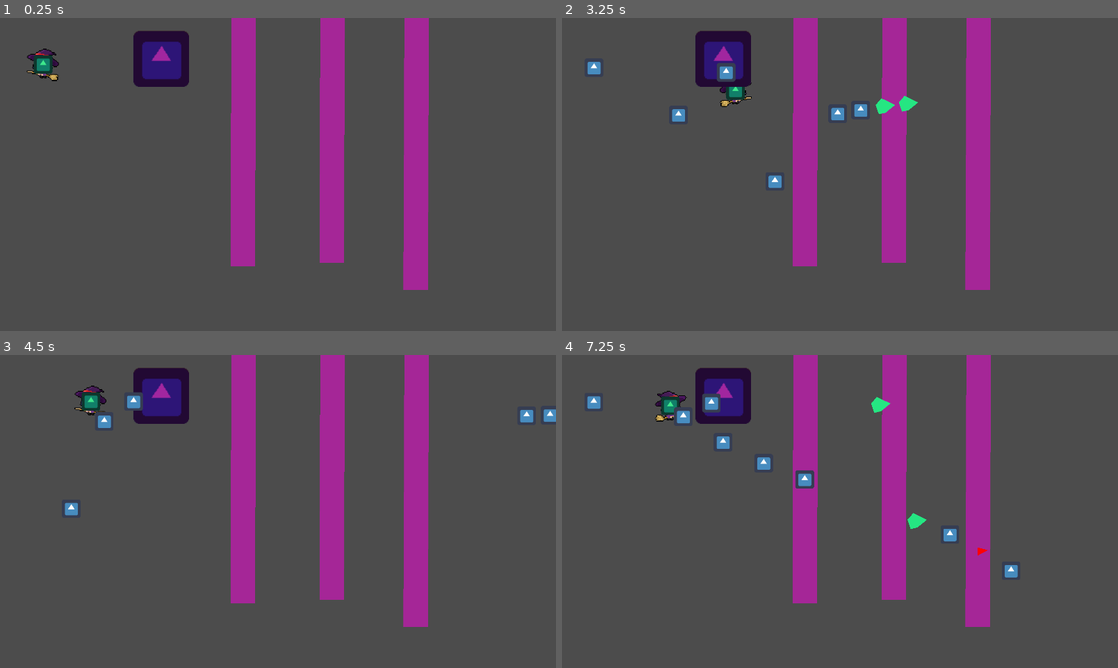
Above: before the commit, frames 1-4 (two rows, left to right).
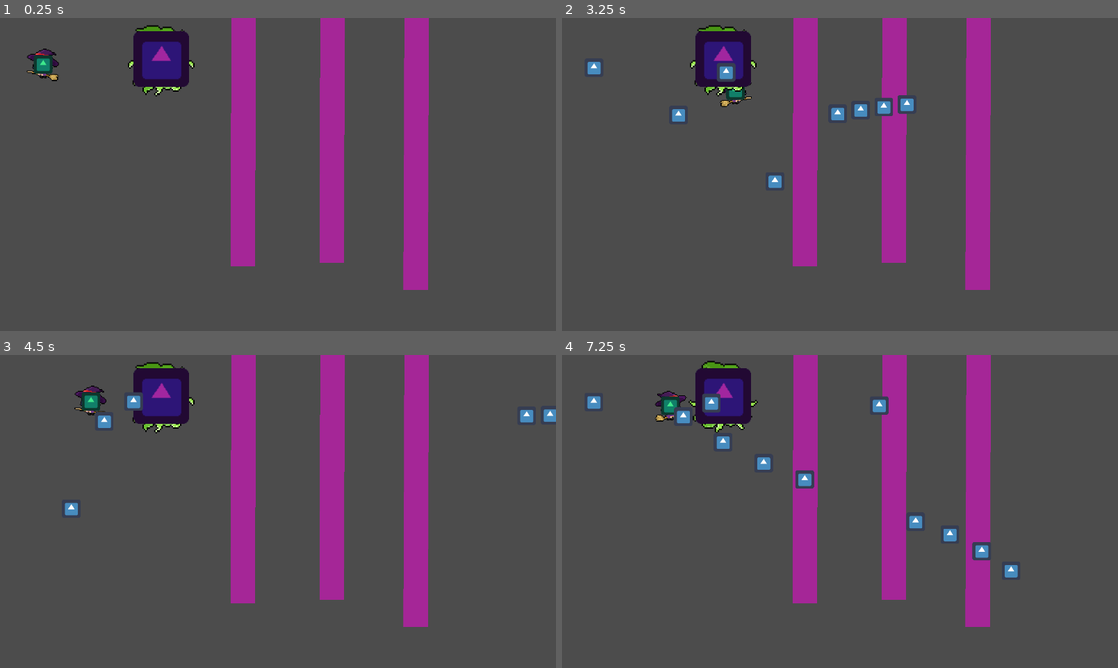
Above: after the commit, the same moments.

Repository: SAM2WOW/ProjectDanmaku
Game: Godot game, scene res://scenes/Main.tscn
Two runs of this game, one before a commit and one after it. Both use one fixed random seed, a clock stepped at 60 frames per second and the inputs below. The engine's default icon, where the game draws it, is replaced by a stand-in: a white triangle on a blue panel in a dark square.
Inputs (mouse positions are in pixels of both pictures, inside the frame that each line leads up to):
- Up to frame 1 (0.25 s): no input
- Up to frame 2 (3.25 s): tap Enter at 0.5 s; move the mouse to (962, 158) at 0.52 s; press the mouse at (962, 158) at 0.53 s; hold D (move_right) 0.53-1.28 s; move the mouse to (728, 190) at 1.27 s; release the mouse at (728, 190) at 1.28 s; hold S (move_down) 1.28-2.03 s; click (728, 190) at 1.35 s; move the mouse to (895, 105) at 2.02 s; press the mouse at (895, 105) at 2.03 s; hold D (move_right) 2.03-2.78 s; move the mouse to (812, 237) at 2.77 s; release the mouse at (812, 237) at 2.78 s; hold W (move_up) from 2.78 s (still down); click (812, 237) at 2.85 s
- Up to frame 3 (4.5 s): move the mouse to (444, 558) at 3.52 s; release W (move_up) at 3.53 s; press the mouse at (444, 558) at 3.53 s; hold A (move_left) from 3.53 s (still down); move the mouse to (111, 464) at 4.27 s; release the mouse at (111, 464) at 4.28 s; click (111, 464) at 4.35 s
- Up to frame 4 (7.25 s): move the mouse to (867, 511) at 5.02 s; release A (move_left) at 5.03 s; press the mouse at (867, 511) at 5.03 s; hold S (move_down) 5.03-5.78 s; move the mouse to (756, 433) at 5.77 s; release the mouse at (756, 433) at 5.78 s; hold D (move_right) 5.78-6.53 s; click (756, 433) at 5.85 s; move the mouse to (962, 495) at 6.52 s; press the mouse at (962, 495) at 6.53 s; hold W (move_up) from 6.53 s (still down)

The runs differ from the first frame. In frame 1, 0.3% of the frame differs, in the area x 23-35%, y 2-26%; in frame 2, 0.6%; in frame 3, 0.2%; in frame 4, 0.7%, in the area x 22-78%, y 1-66%.

Commit message:
add boss pixel idle

Diff:
--- a/objects/characters/Boss.tscn
+++ b/objects/characters/Boss.tscn
@@ -1,7 +1,28 @@
-[gd_scene load_steps=4 format=2]
+[gd_scene load_steps=9 format=2]
 
 [ext_resource path="res://objects/characters/Boss.gd" type="Script" id=1]
 [ext_resource path="res://icon.png" type="Texture" id=2]
+[ext_resource path="res://arts/pixelArt/boss_idle.png" type="Texture" id=3]
+
+[sub_resource type="AtlasTexture" id=2]
+atlas = ExtResource( 3 )
+region = Rect2( 0, 0, 64, 64 )
+
+[sub_resource type="AtlasTexture" id=3]
+atlas = ExtResource( 3 )
+region = Rect2( 64, 0, 64, 64 )
+
+[sub_resource type="AtlasTexture" id=4]
+atlas = ExtResource( 3 )
+region = Rect2( 128, 0, 64, 64 )
+
+[sub_resource type="SpriteFrames" id=5]
+animations = [ {
+"frames": [ SubResource( 2 ), SubResource( 3 ), SubResource( 4 ) ],
+"loop": true,
+"name": "default",
+"speed": 5.0
+} ]
 
 [sub_resource type="RectangleShape2D" id=1]
 extents = Vector2( 77.5, 79 )
@@ -19,11 +40,12 @@
 
 [node name="Style1" type="Node2D" parent="."]
 
-[node name="Icon" type="Sprite" parent="Style1"]
-modulate = Color( 1, 0.415686, 0.415686, 1 )
+[node name="Icon" type="AnimatedSprite" parent="Style1"]
 position = Vector2( 1, -2 )
-scale = Vector2( 3, 3 )
-texture = ExtResource( 2 )
+scale = Vector2( 5, 5 )
+frames = SubResource( 5 )
+frame = 1
+playing = true
 
 [node name="Style2" type="Node2D" parent="."]
 
--- a/scenes/Main.tscn
+++ b/scenes/Main.tscn
@@ -20,11 +20,9 @@
 
 [node name="Portal2" parent="Node2D" instance=ExtResource( 4 )]
 position = Vector2( 1146, 253 )
-style = 1
 
 [node name="Portal3" parent="Node2D" instance=ExtResource( 4 )]
 position = Vector2( 1436, 347 )
-style = 2
 
 [node name="Control" type="Control" parent="."]
 anchor_right = 1.0
Binary file added: arts/pixelArt/aespriteFiles/boss_idle.aseprite
Binary file added: arts/pixelArt/boss_idle.png
Not shown, added: arts/pixelArt/boss_idle.png.import
